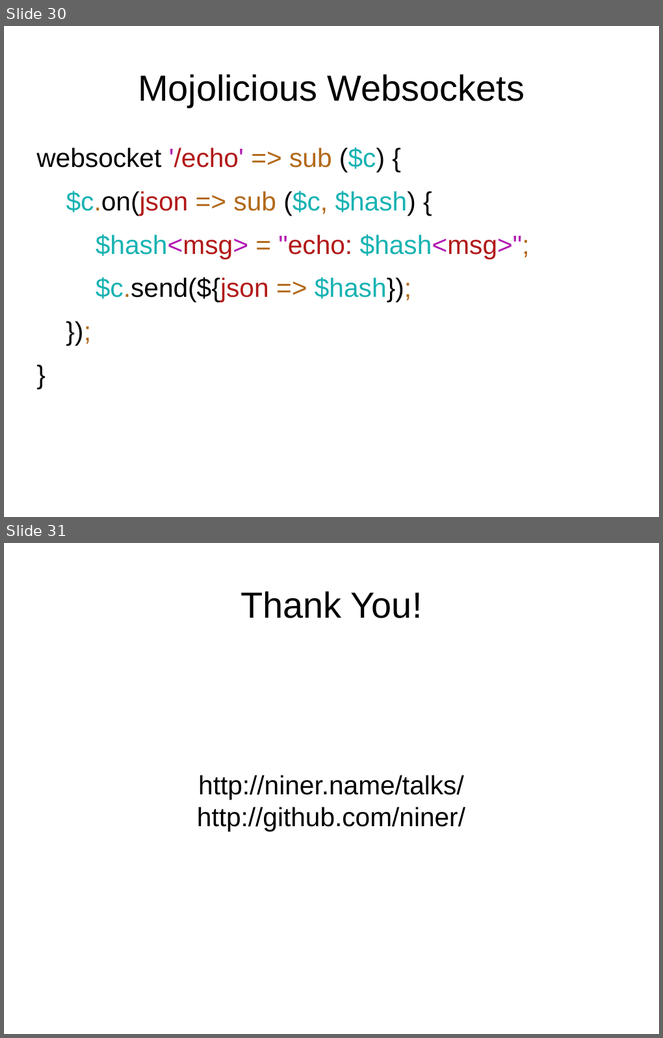
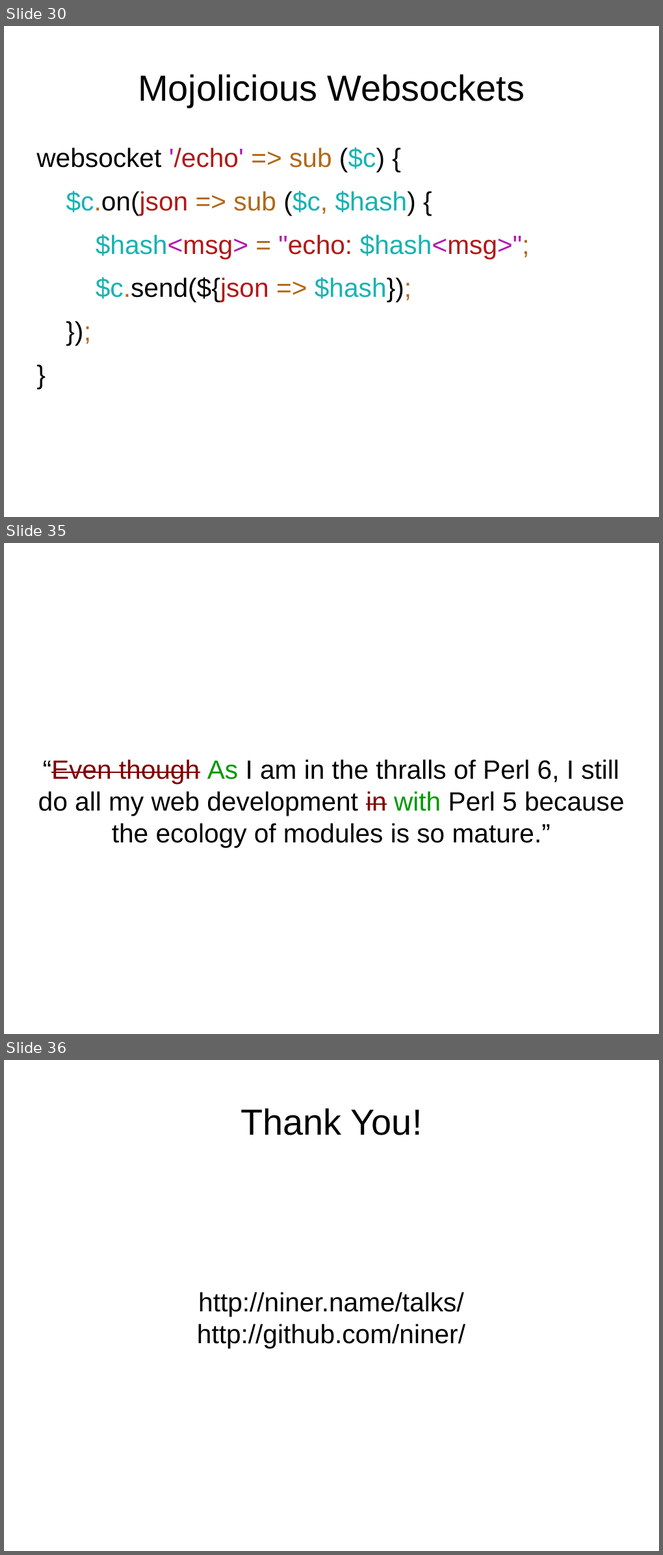
Before and after one commit to niner/talks, a slide deck: Web development and Perl 6/Web development and Perl 6.odp. Shown one above the other, each under a label of ours: slides 30 and 31 before the commit, slides 30, 35 and 36 after it; the slides between them are not shown. The pictures are 663x1038 and 663x1555 pixels, drawn with LibreOffice and Linux fonts; fonts in the diff are those of the drawing. Boxes give left, top, right and bottom in pixels: in the first picture for what was removed or moved away, otherwise in the second. Text is boxed around its words. In the diff, an @@ line names an element or a change of style, - is before the commit and + after.

```diff
--- a/Web development and Perl 6/Web development and Perl 6.odp
+++ b/Web development and Perl 6/Web development and Perl 6.odp
@@ slide 35 added at [4,543,659,1034], background #FFFFFF @@
@@ subtitle added at [38,759,625,847], 32 pt, text #000000 @@
+“Even though As I am in the thralls of Perl 6, I still do all my web development in with Perl 5 because the ecology of modules is so mature.”
@@ what was slide 31 is now slide 36 @@
```
Also in this commit, not shown: 2 slides changed, 4 other slides added, 42 other files.
